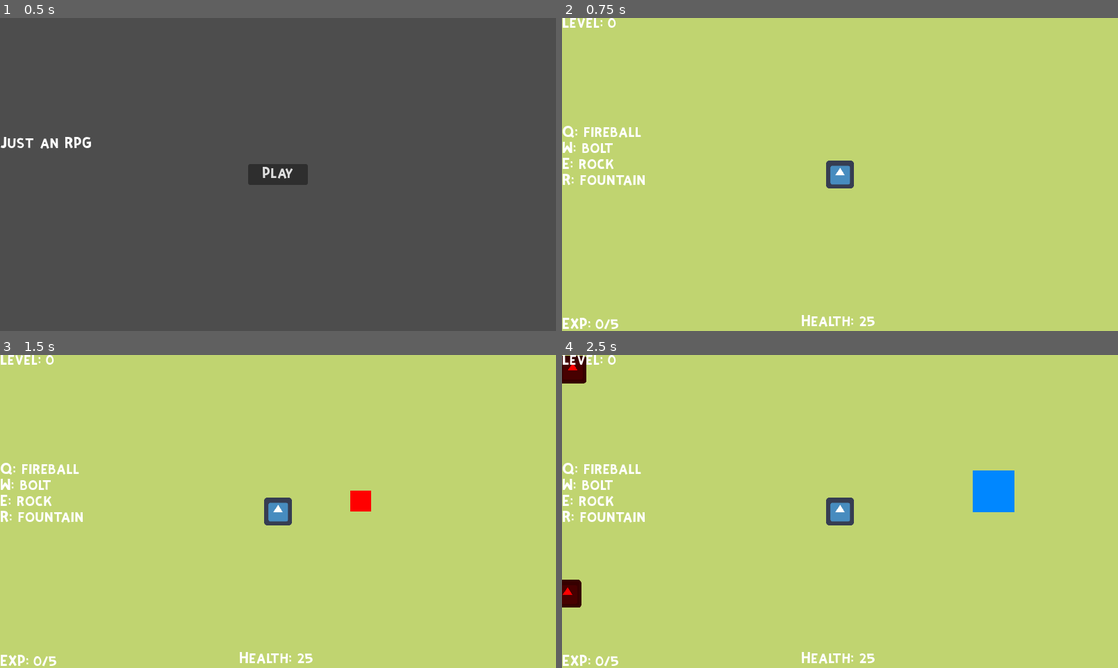
Above: before the commit, frames 1-4 (two rows, left to right).
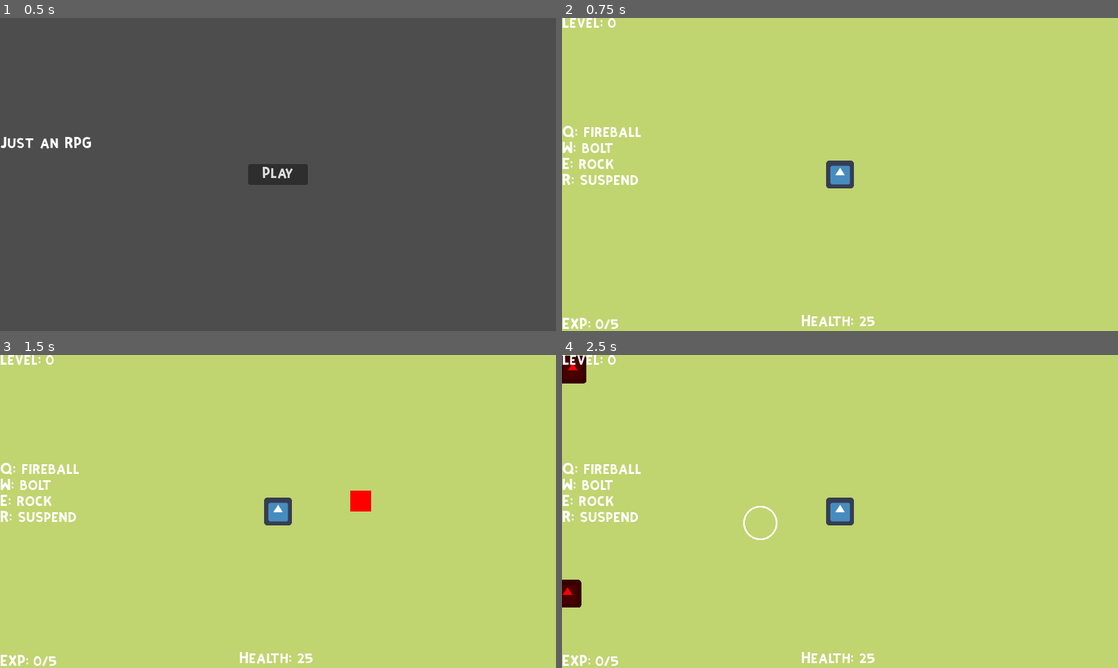
Above: after the commit, the same moments.

Repository: sakata24/Magus-Exo
Game: Godot game, scene res://HUDs/Home.tscn
Same seed, same stepped clock (60 frames per second), same inputs: the game is played once before the commit and once after it. The engine's default icon, where the game draws it, is replaced by a stand-in: a white triangle on a blue panel in a dark square.
Inputs (mouse positions are in pixels of both pictures, inside the frame that each line leads up to):
- Up to frame 1 (0.5 s): no input
- Up to frame 2 (0.75 s): click "Play" at 0.5 s
- Up to frame 3 (1.5 s): tap Enter at 1.25 s; move the mouse to (400, 495) at 1.27 s; hold E (E) from 1.28 s (still down)
- Up to frame 4 (2.5 s): tap R (R) at 1.55, 2.1 s; move the mouse to (728, 527) at 2.02 s; release E (E) at 2.03 s; right-click (728, 527) at 2.3 s

Frame 1 is identical in both runs. In frame 2, 0.2% of the frame differs, in the area x 3-15%, y 50-54%; in frame 3, 0.2%; in frame 4, 1.4%, in the area x 3-82%, y 36-60%.

Commit message:
fully implemented click, addign new ability

Diff:
--- a/Characters/Player.gd
+++ b/Characters/Player.gd
@@ -7,6 +7,7 @@
 
 signal gained_xp(curr_xp, xp_threshold)
 signal level_up(level)
+signal moving_to()
 
 # constants
 const XPTHRESHOLDS = [5, 10, 15, 20]
@@ -31,7 +32,7 @@
 var learnedSkills = [0, 1, 2, 3, 4]
 
 # to be changed when the player equips different skills
-var equippedSkills = [0, 1, 2, 4]
+var equippedSkills = [0, 1, 2, 5]
 
 var skillReady = [true, true, true, true]
 # the amt of physics processes to occur before ability to use the skill again
@@ -54,7 +55,7 @@
 	if event.is_action_pressed('R-Click'):
 		moving = true
 		move_target = get_global_mouse_position()
-		emit_signal("moving_to", move_target)
+		emit_signal("moving_to")
 
 	if event.is_action_pressed('Q'):
 		if skillReady[0]:
--- a/HUDs/HUD.gd
+++ b/HUDs/HUD.gd
@@ -9,13 +9,3 @@
 
 func _set_lvl(lvl):
 	$LVLLabel.text = ("Level: " + str(lvl))
-
-func _show_click(click):
-	$ClickAnimation.to_global(click)
-	$ClickAnimation.pause()
-	$ClickAnimation.set_frame()
-	print("fuck")
-	$ClickAnimation.visible = true
-
-func _on_click_animation_animation_finished():
-	$ClickAnimation.visible = false
--- a/HUDs/HUD.tscn
+++ b/HUDs/HUD.tscn
@@ -1,8 +1,7 @@
-[gd_scene load_steps=16 format=3 uid="uid://76xj3tuaqt16"]
+[gd_scene load_steps=7 format=3 uid="uid://76xj3tuaqt16"]
 
 [ext_resource type="Script" path="res://HUDs/HUD.gd" id="1"]
 [ext_resource type="FontFile" uid="uid://o7m3yeirq5vk" path="res://Resources/fonts/KiriFont.ttf" id="2"]
-[ext_resource type="Texture2D" uid="uid://cu3clq06ceo3a" path="res://Resources/hud_elements/click_sprites.png" id="3_cbud7"]
 
 [sub_resource type="FontFile" id="1"]
 fallbacks = Array[Font]([ExtResource("2")])
@@ -44,63 +43,6 @@
 cache/0/16/0/underline_thickness = 0.0
 cache/0/16/0/scale = 1.0
 cache/0/16/0/kerning_overrides/16/0 = Vector2(0, 0)
-
-[sub_resource type="AtlasTexture" id="AtlasTexture_cr0tb"]
-atlas = ExtResource("3_cbud7")
-region = Rect2(582, 0, 97, 97)
-
-[sub_resource type="AtlasTexture" id="AtlasTexture_s4qyb"]
-atlas = ExtResource("3_cbud7")
-region = Rect2(485, 0, 97, 97)
-
-[sub_resource type="AtlasTexture" id="AtlasTexture_rjxf4"]
-atlas = ExtResource("3_cbud7")
-region = Rect2(388, 0, 97, 97)
-
-[sub_resource type="AtlasTexture" id="AtlasTexture_0vhwl"]
-atlas = ExtResource("3_cbud7")
-region = Rect2(291, 0, 97, 97)
-
-[sub_resource type="AtlasTexture" id="AtlasTexture_64sr1"]
-atlas = ExtResource("3_cbud7")
-region = Rect2(194, 0, 97, 97)
-
-[sub_resource type="AtlasTexture" id="AtlasTexture_5uba6"]
-atlas = ExtResource("3_cbud7")
-region = Rect2(97, 0, 97, 97)
-
-[sub_resource type="AtlasTexture" id="AtlasTexture_kpf6h"]
-atlas = ExtResource("3_cbud7")
-region = Rect2(0, 0, 97, 97)
-
-[sub_resource type="SpriteFrames" id="SpriteFrames_t16xg"]
-animations = [{
-"frames": [{
-"duration": 1.0,
-"texture": SubResource("AtlasTexture_cr0tb")
-}, {
-"duration": 1.0,
-"texture": SubResource("AtlasTexture_s4qyb")
-}, {
-"duration": 1.0,
-"texture": SubResource("AtlasTexture_rjxf4")
-}, {
-"duration": 1.0,
-"texture": SubResource("AtlasTexture_0vhwl")
-}, {
-"duration": 1.0,
-"texture": SubResource("AtlasTexture_64sr1")
-}, {
-"duration": 1.0,
-"texture": SubResource("AtlasTexture_5uba6")
-}, {
-"duration": 1.0,
-"texture": SubResource("AtlasTexture_kpf6h")
-}],
-"loop": true,
-"name": &"click",
-"speed": 25.0
-}]
 
 [node name="HUD" type="CanvasLayer"]
 script = ExtResource("1")
@@ -147,11 +89,3 @@
 offset_bottom = 14.0
 theme_override_fonts/font = SubResource("4")
 text = "Level: 0"
-
-[node name="ClickAnimation" type="AnimatedSprite2D" parent="."]
-visible = false
-sprite_frames = SubResource("SpriteFrames_t16xg")
-animation = &"click"
-frame_progress = 0.692352
-
-[connection signal="animation_finished" from="ClickAnimation" to="." method="_on_click_animation_animation_finished"]
--- a/Main.gd
+++ b/Main.gd
@@ -12,10 +12,19 @@
 	$HUD/EquippedSkills.text = ("Q: " + str(UniversalSkills.skillArr[$Player.equippedSkills[0]][0]) + "\n\n" + "W: " + str …(215 unchanged characters)…
 	$Player.connect("gained_xp", Callable($HUD, "_set_xp"))
 	$Player.connect("level_up", Callable($HUD, "_set_lvl"))
-	$Player.connect("moving_to", Callable($HUD, "_show_click"))
+	$Player.connect("moving_to", Callable(self, "_show_click"))
 
 
 func _unhandled_input(event):
 	if event.is_action_pressed('ui_cancel'):
 		$Menu.visible = !$Menu.visible
 		get_tree().paused = !get_tree().paused
+
+func _show_click():
+	$ClickAnimation.global_position = $ClickAnimation.get_global_mouse_position()
+	$ClickAnimation.set_frame(0)
+	$ClickAnimation.visible = true
+	$ClickAnimation.play()
+
+func _on_click_animation_animation_finished():
+	$ClickAnimation.visible = false
--- a/Main.tscn
+++ b/Main.tscn
@@ -1,10 +1,68 @@
-[gd_scene load_steps=6 format=3 uid="uid://dda6n6o12t38y"]
+[gd_scene load_steps=15 format=3 uid="uid://dda6n6o12t38y"]
 
 [ext_resource type="Script" path="res://Main.gd" id="1"]
 [ext_resource type="PackedScene" uid="uid://d3ijipo5rvv8c" path="res://Maps/Map.tscn" id="2"]
 [ext_resource type="PackedScene" uid="uid://83qg0j5exfyc" path="res://Characters/Player.tscn" id="3"]
 [ext_resource type="PackedScene" uid="uid://76xj3tuaqt16" path="res://HUDs/HUD.tscn" id="4"]
 [ext_resource type="PackedScene" uid="uid://d37cep1ypwea6" path="res://HUDs/Menu.tscn" id="5"]
+[ext_resource type="Texture2D" uid="uid://cu3clq06ceo3a" path="res://Resources/hud_elements/click_sprites.png" id="6_f2si5"]
+
+[sub_resource type="AtlasTexture" id="AtlasTexture_cr0tb"]
+atlas = ExtResource("6_f2si5")
+region = Rect2(582, 0, 97, 97)
+
+[sub_resource type="AtlasTexture" id="AtlasTexture_s4qyb"]
+atlas = ExtResource("6_f2si5")
+region = Rect2(485, 0, 97, 97)
+
+[sub_resource type="AtlasTexture" id="AtlasTexture_rjxf4"]
+atlas = ExtResource("6_f2si5")
+region = Rect2(388, 0, 97, 97)
+
+[sub_resource type="AtlasTexture" id="AtlasTexture_0vhwl"]
+atlas = ExtResource("6_f2si5")
+region = Rect2(291, 0, 97, 97)
+
+[sub_resource type="AtlasTexture" id="AtlasTexture_64sr1"]
+atlas = ExtResource("6_f2si5")
+region = Rect2(194, 0, 97, 97)
+
+[sub_resource type="AtlasTexture" id="AtlasTexture_5uba6"]
+atlas = ExtResource("6_f2si5")
+region = Rect2(97, 0, 97, 97)
+
+[sub_resource type="AtlasTexture" id="AtlasTexture_kpf6h"]
+atlas = ExtResource("6_f2si5")
+region = Rect2(0, 0, 97, 97)
+
+[sub_resource type="SpriteFrames" id="SpriteFrames_33bx4"]
+animations = [{
+"frames": [{
+"duration": 1.0,
+"texture": SubResource("AtlasTexture_cr0tb")
+}, {
+"duration": 1.0,
+"texture": SubResource("AtlasTexture_s4qyb")
+}, {
+"duration": 1.0,
+"texture": SubResource("AtlasTexture_rjxf4")
+}, {
+"duration": 1.0,
+"texture": SubResource("AtlasTexture_0vhwl")
+}, {
+"duration": 1.0,
+"texture": SubResource("AtlasTexture_64sr1")
+}, {
+"duration": 1.0,
+"texture": SubResource("AtlasTexture_5uba6")
+}, {
+"duration": 1.0,
+"texture": SubResource("AtlasTexture_kpf6h")
+}],
+"loop": false,
+"name": &"click",
+"speed": 25.0
+}]
 
 [node name="Main" type="Node2D"]
 process_mode = 3
@@ -26,3 +84,11 @@
 [node name="Menu" parent="." instance=ExtResource("5")]
 process_mode = 3
 visible = false
+
+[node name="ClickAnimation" type="AnimatedSprite2D" parent="."]
+visible = false
+scale = Vector2(0.25, 0.25)
+sprite_frames = SubResource("SpriteFrames_33bx4")
+animation = &"click"
+
+[connection signal="animation_finished" from="ClickAnimation" to="." method="_on_click_animation_animation_finished"]
--- a/UniversalSkills.gd
+++ b/UniversalSkills.gd
@@ -9,8 +9,9 @@
 var skill3 = ["rock",     0.6, 2.0, 1.5, 0.5, 0.5, 1.0, "construct", 0]
 var skill4 = ["cell",     0.4, 1.0, 1.0, 0.1, 3.0, 6.0, "growth"   , 0]
 var skill5 = ["fountain", 0.0, 4.0, 2.5, 0.7, 0.7, 6.0, "flow"     , 1]
+var skill6 = ["suspend",  0.0, 6.0, 0.1, 1.5, 0.5, 9.0, "wither"   , 1]
 
-var skillArr = [skill1, skill2, skill3, skill4, skill5]
+var skillArr = [skill1, skill2, skill3, skill4, skill5, skill6]
 
 func _ready():
 	pass
@@ -57,6 +58,10 @@
 			print("woosh")
 			ability.modulate.a = 1.0
 			ability.monitoring = true
+		"suspend":
+			print("fade")
+			ability.modulate.a = 0.5
+			ability.monitoring = true
 		_:
 			print("nothing")
 
